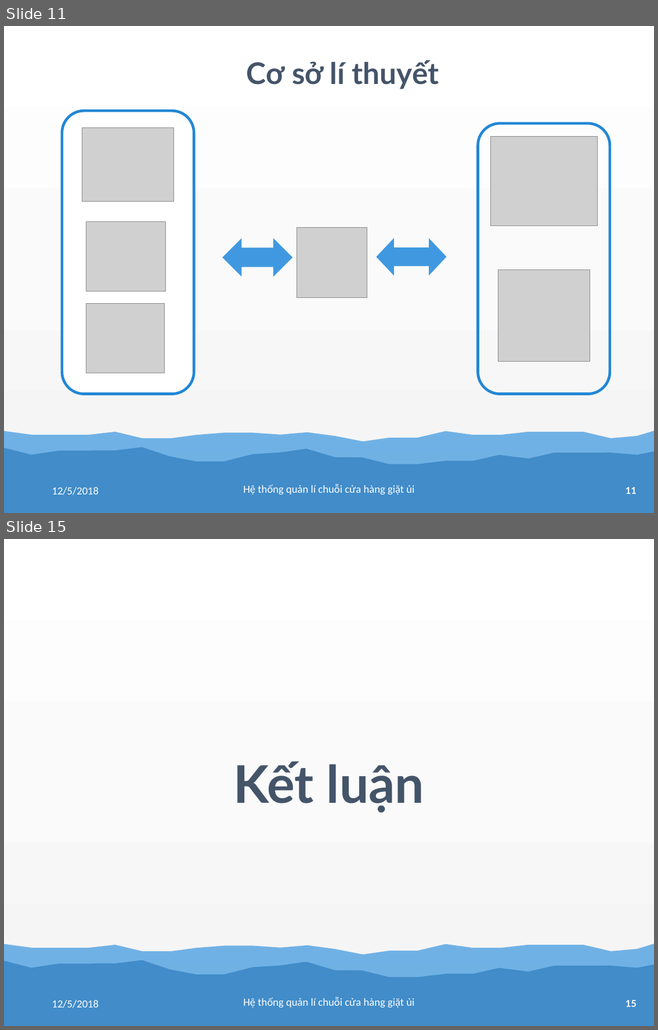
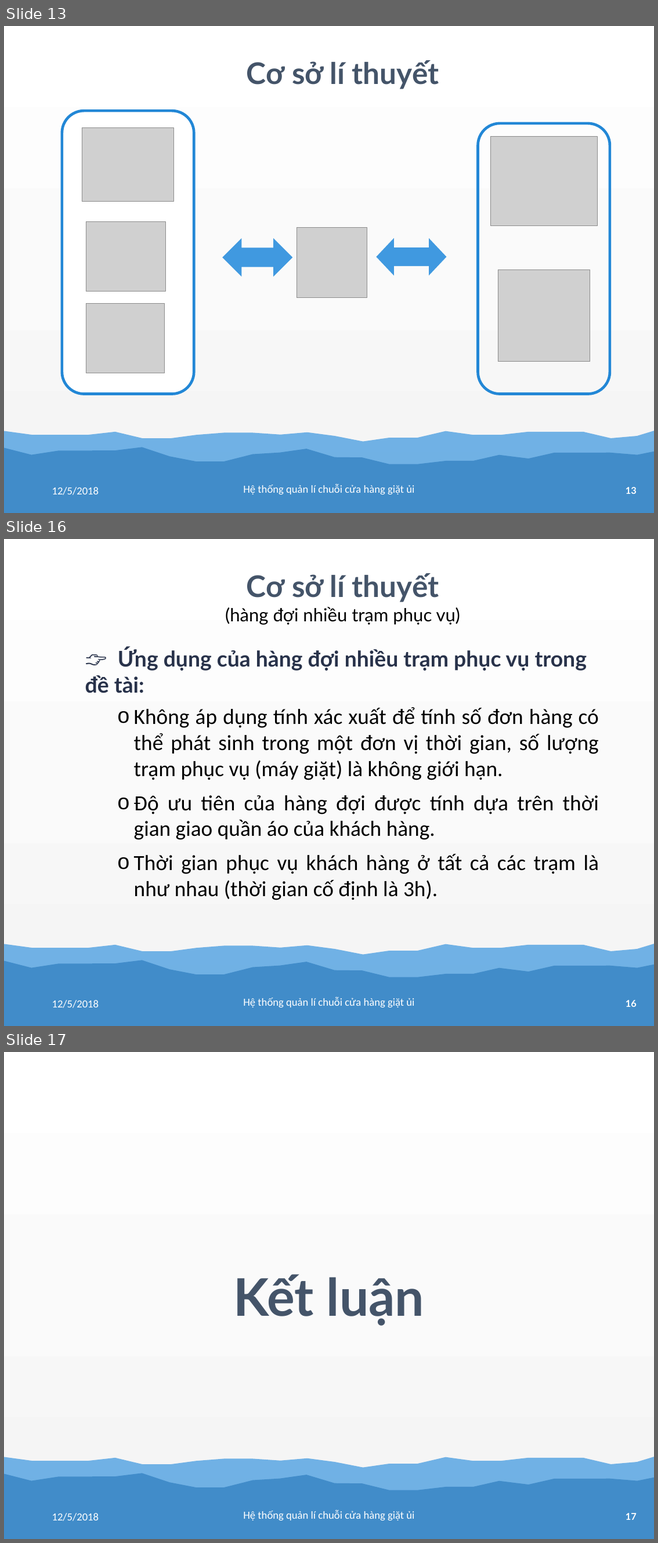
Before and after one commit to tranhoanghuan/Lu-n-v-n, a slide deck: baoCao/bao_cao.pptx. Shown one above the other, each under a label of ours: slides 11 and 15 before the commit, slides 13, 16 and 17 after it; the slides between them are not shown. The pictures are 658x1030 and 658x1543 pixels, drawn with LibreOffice and Linux fonts; fonts in the diff are those of the drawing; grey boxes stand for pictures. Boxes give left, top, right and bottom in pixels: in the first picture for what was removed or moved away, otherwise in the second. Text is boxed around its words. In the diff, an @@ line names an element or a change of style, - is before the commit and + after.

```diff
--- a/baoCao/bao_cao.pptx
+++ b/baoCao/bao_cao.pptx
@@ slide 16 added at [4, 539, 654, 1026], background gradient #FFFFFF to #FBFBFB to #F2F2F2; not listed: 3 template elements that a slide beside it also shows @@
@@ text added at [225, 573, 460, 624], 40 pt, text #000000 @@
+Cơ sở lí thuyết
+(hàng đợi nhiều trạm phục vụ)
@@ text added at [85, 648, 598, 900], 48 pt, text #000000 @@
+👉 Ứng dụng của hàng đợi nhiều trạm phục vụ trong đề tài:
+    o Không áp dụng tính xác xuất để tính số đơn hàng có thể phát sinh trong một đơn vị thời gian, số lượng trạm phục vụ (máy giặt) là không giới hạn.
+    o Độ ưu tiên của hàng đợi được tính dựa trên thời gian giao quần áo của khách hàng.
+    o Thời gian phục vụ khách hàng ở tất cả các trạm là như nhau (thời gian cố định là 3h).
@@ text added at [52, 1000, 99, 1008], 24 pt, text #FFFFFF @@
+12/5/2018
@@ text added at [243, 997, 414, 1008], 24 pt, text #FFFFFF @@
+Hệ thống quản lí chuỗi cửa hàng giặt ủi
@@ what was slide 11 is now slide 13 @@
@@ page number at [625, 487, 636, 494]: text changed @@
-11
+13
@@ what was slide 15 is now slide 17 @@
@@ page number at [625, 1513, 636, 1520]: text changed @@
-15
+17
```
Also in this commit, not shown: 1 slide changed, 1 other slide added.
